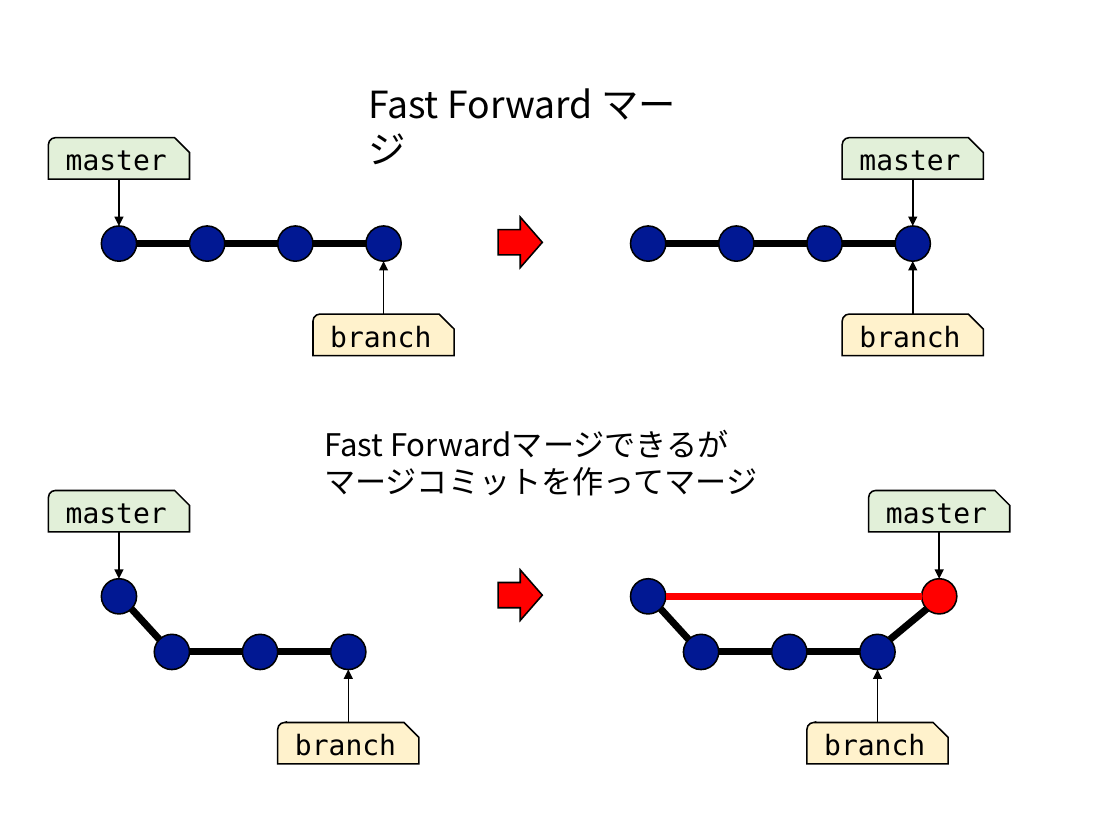
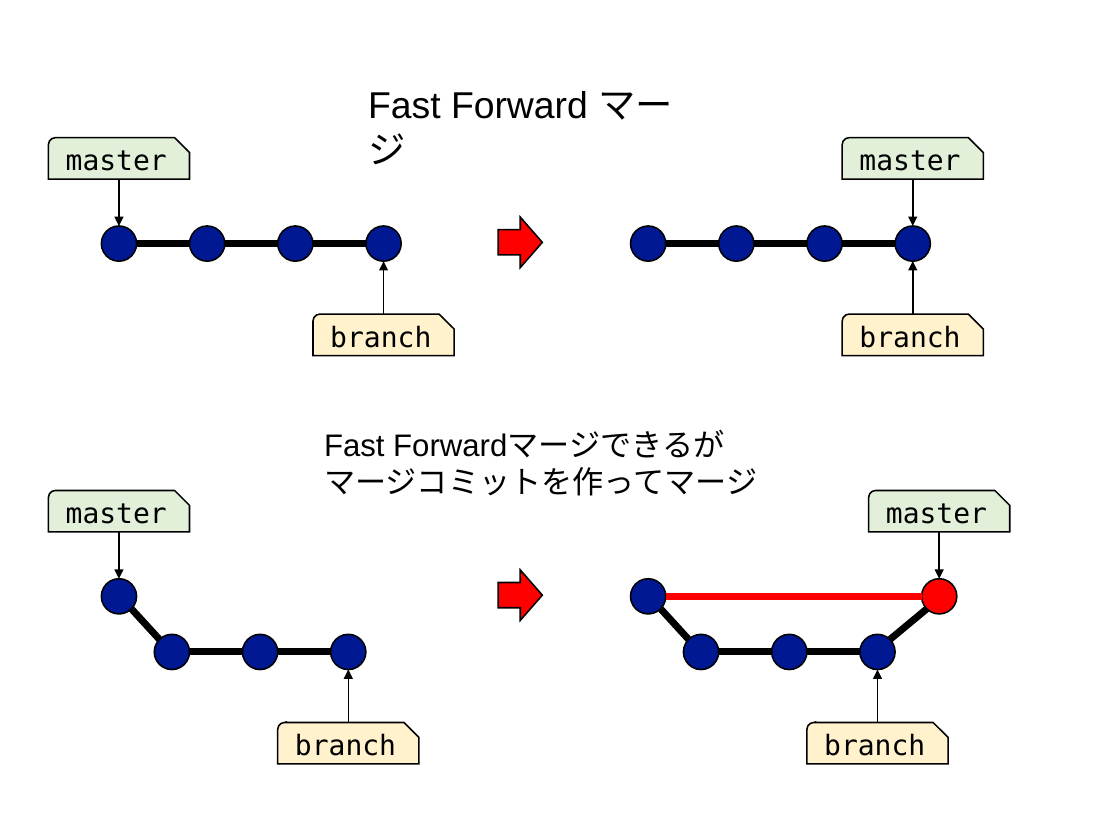
Before and after one commit to kaityo256/github, a slide deck: slide 8 of remote/fig/fig.pptx (slide 3 before the commit). Drawn at 1120x840 pixels with LibreOffice and Linux fonts; fonts in the diff are those of the drawing. Boxes give left, top, right and bottom in pixels: in the first picture for what was removed or moved away, otherwise in the second. Text is boxed around its words. In the diff, an @@ line names an element or a change of style, - is before the commit and + after.

```diff
--- a/remote/fig/fig.pptx
+++ b/remote/fig/fig.pptx
@@ text "Fast Forward マージ" at (x1=368, y1=91, x2=673, y2=165): font Noto Sans CJK JP to Arial @@
@@ text "Fast Forwardマージできるが" at (x1=324, y1=431, x2=757, y2=496): font Noto Sans CJK JP to Arial @@
```
Also in this commit, not shown: 2 other slides changed, 5 slides added, 6 other files.
